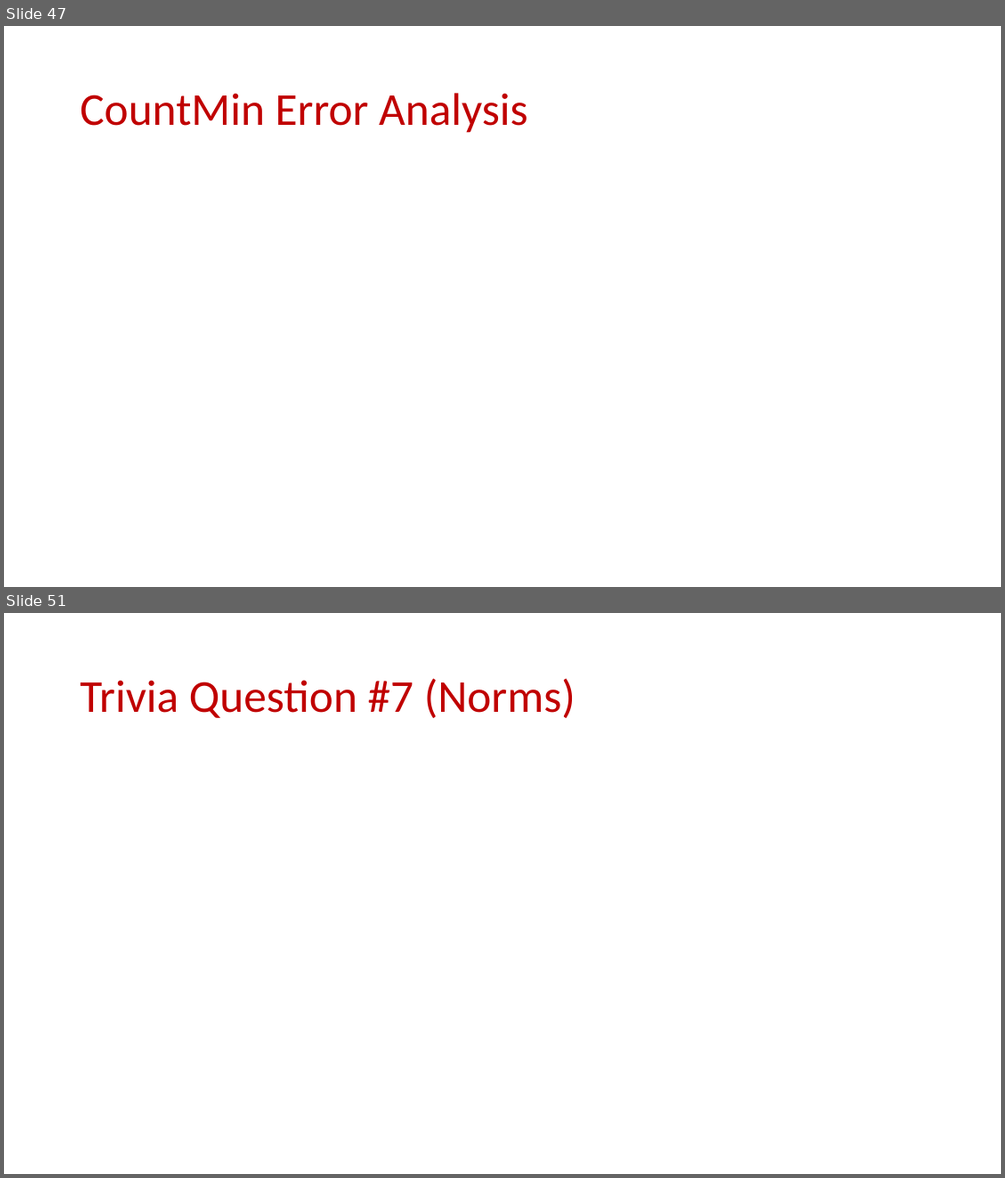
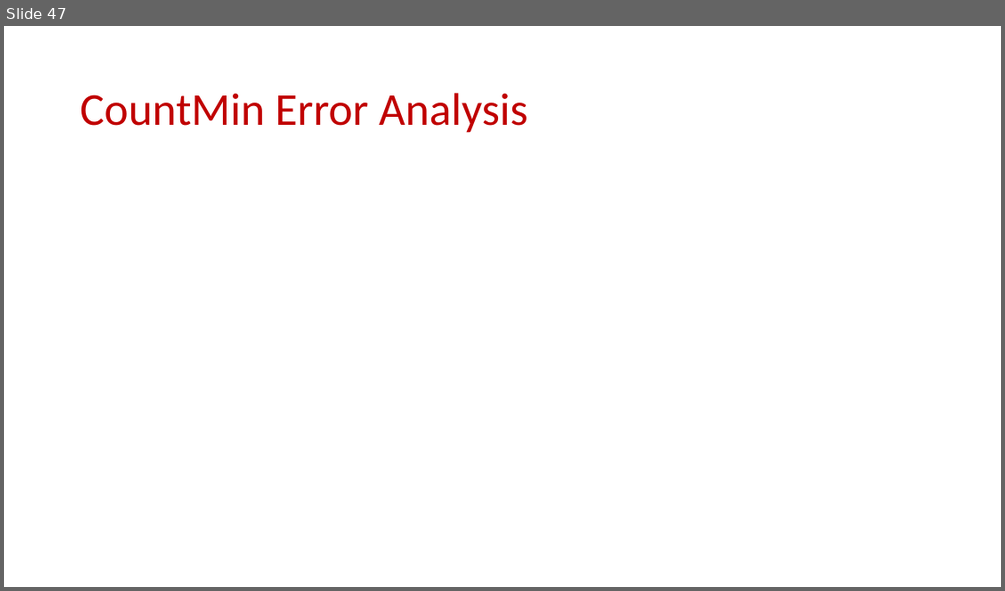
Before and after one commit to samsonzhou/samsonzhou.github.io, a slide deck: CSCE658-S24/L8.pptx. Shown one above the other, each under a label of ours: slides 47 and 51 before the commit, slide 47 after it; the slides between them are not shown. The pictures are 1005x1178 and 1005x591 pixels, drawn with LibreOffice and Linux fonts; fonts in the diff are those of the drawing; grey boxes stand for pictures. Boxes give left, top, right and bottom in pixels: in the first picture for what was removed or moved away, otherwise in the second. Text is boxed around its words. In the diff, an @@ line names an element or a change of style, - is before the commit and + after.

```diff
--- a/CSCE658-S24/L8.pptx
+++ b/CSCE658-S24/L8.pptx
@@ slide 51 removed at (4,613,1001,1174), background #FFFFFF @@
@@ title removed at (80,678,575,718) @@
-Trivia Question #7 (Norms)
```
Also in this commit, not shown: 23 other slides removed, 3 other files.
